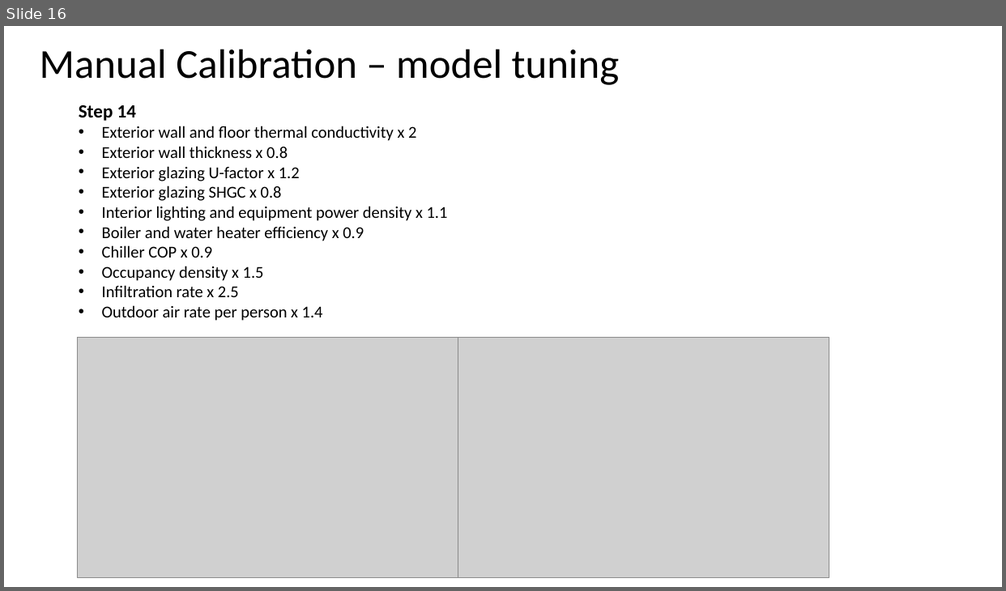
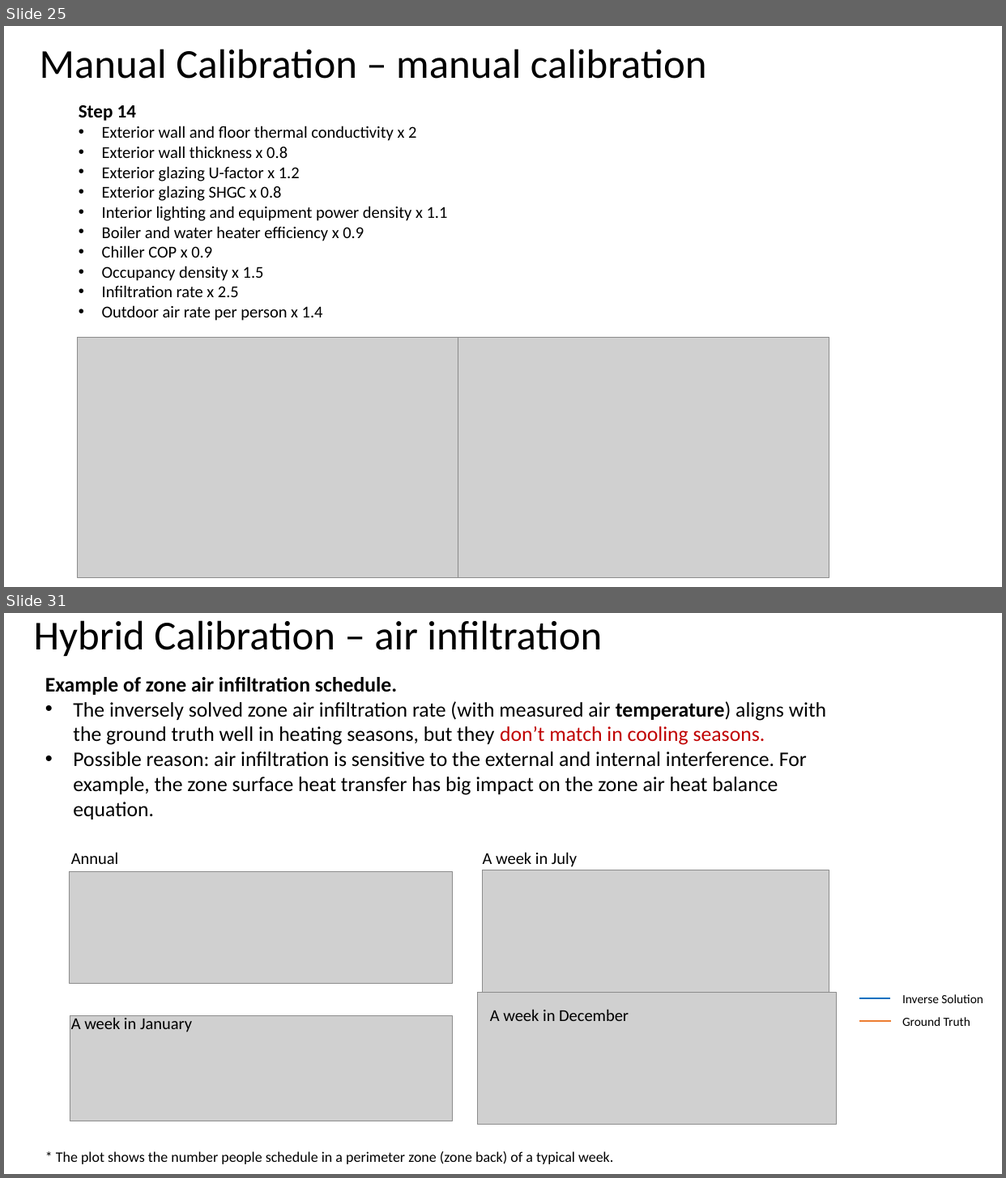
Before and after one commit to tsbyq/SDI, a slide deck: Model_Calibration_2.1/2~Hybrid_Calibration/Model Calibration_HM.pptx. Shown one above the other, each under a label of ours: slide 16 before the commit, slides 25 and 31 after it; the slides between them are not shown. The pictures are 1006x591 and 1006x1178 pixels, drawn with LibreOffice and Linux fonts; fonts in the diff are those of the drawing; grey boxes stand for pictures. Boxes give left, top, right and bottom in pixels: in the first picture for what was removed or moved away, otherwise in the second. Text is boxed around its words. In the diff, an @@ line names an element or a change of style, - is before the commit and + after.

```diff
--- a/Model_Calibration_2.1/2~Hybrid_Calibration/Model Calibration_HM.pptx
+++ b/Model_Calibration_2.1/2~Hybrid_Calibration/Model Calibration_HM.pptx
@@ slide 31 added at (4, 613, 1002, 1174), background #FFFFFF @@
@@ title added at (34, 620, 602, 657), 39.6 pt, text #000000 @@
+Hybrid Calibration – air infiltration
@@ text added at (45, 677, 826, 820), 20 pt, text #000000 @@
+Example of zone air infiltration schedule.
+• The inversely solved zone air infiltration rate (with measured air temperature) aligns with the ground truth well in heating seasons, but they don’t match in cooling seasons.
+• Possible reason: air infiltration is sensitive to the external and internal interference. For example, the zone surface heat transfer has big impact on the zone air heat balance equation.
@@ text added at (71, 852, 119, 864), 16 pt, text #000000 @@
+Annual
@@ text added at (483, 852, 577, 867), 16 pt, text #000000 @@
+A week in July
@@ picture added at (69, 872, 453, 983) @@
@@ picture added at (483, 870, 829, 993) @@
@@ picture added at (477, 993, 836, 1124) @@
@@ group added at (859, 995, 983, 1026): 2 texts, 2 lines @@
+Inverse Solution
+Ground Truth
@@ picture added at (70, 1016, 453, 1121) @@
@@ text added at (71, 1016, 192, 1033), 16 pt, text #000000 @@
+A week in January
@@ text added at (490, 1009, 629, 1021), 16 pt, text #000000 @@
+A week in December
@@ text added at (56, 1152, 613, 1165), 14 pt, text #000000 @@
+* The plot shows the number people schedule in a perimeter zone (zone back) of a typical week.
@@ what was slide 16 is now slide 25 @@
@@ slide 25 changed as well @@
@@ title at (40, 49, 707, 79): text changed @@
-Manual Calibration – model tuning
+Manual Calibration – manual calibration
```
Also in this commit, not shown: 15 other slides changed, 19 other slides added, 7 slides removed, 45 other files.
